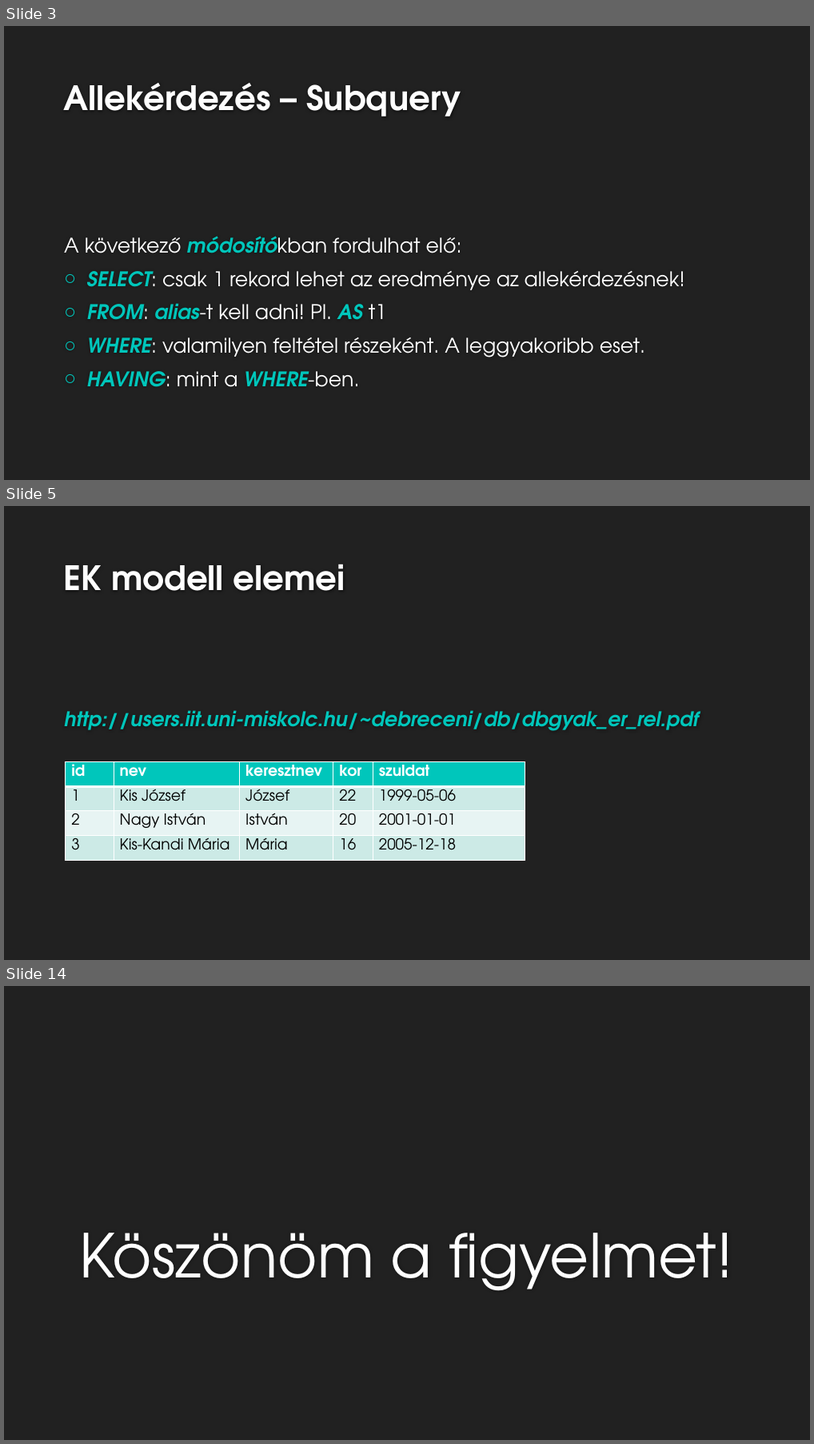
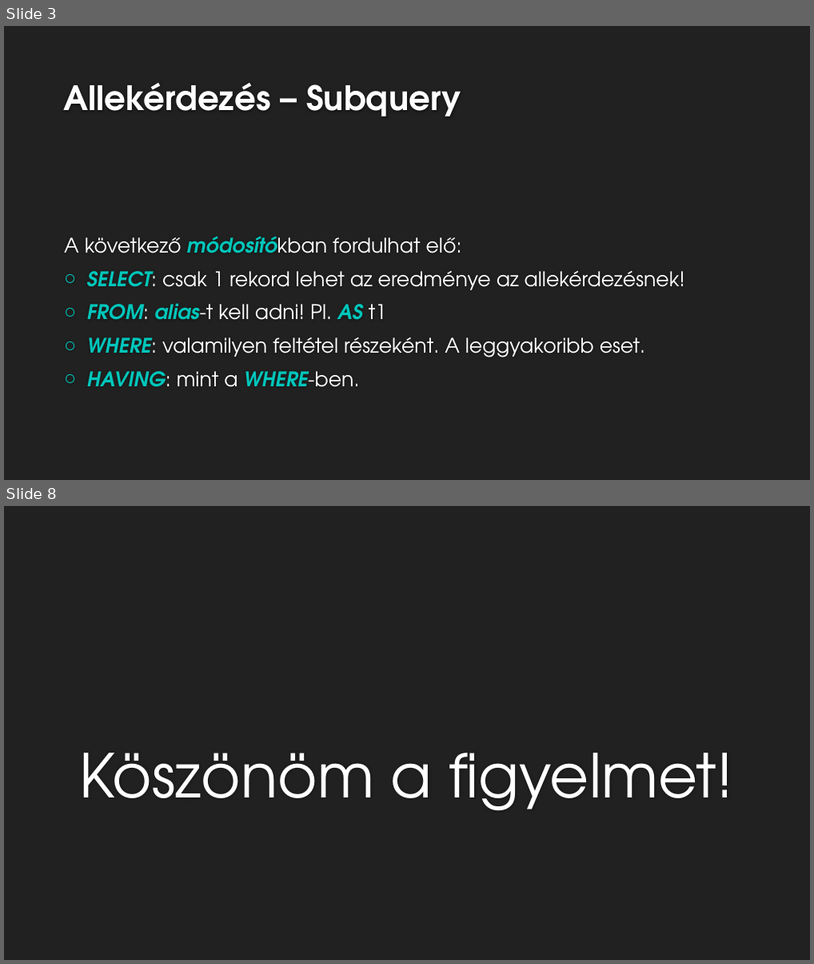
Before and after one commit to pepaSuli/sqltananyag, a slide deck: 19.lecke/AdatbázisTervezés19.pptx. Shown one above the other, each under a label of ours: slides 3, 5 and 14 before the commit, slides 3 and 8 after it; the slides between them are not shown. The pictures are 814x1444 and 814x964 pixels, drawn with LibreOffice and Linux fonts; fonts in the diff are those of the drawing; background and template pictures are left out. Boxes give left, top, right and bottom in pixels: in the first picture for what was removed or moved away, otherwise in the second. Text is boxed around its words. In the diff, an @@ line names an element or a change of style, - is before the commit and + after.

```diff
--- a/19.lecke/AdatbázisTervezés19.pptx
+++ b/19.lecke/AdatbázisTervezés19.pptx
@@ slide 5 removed at [4,506,810,960], background #212121 @@
@@ title removed at [64,564,346,591] @@
-EK modell elemei
@@ text removed at [64,710,698,731] @@
-http://users.iit.uni-miskolc.hu/~debreceni/db/dbgyak_er_rel.pdf
@@ table removed at [66,762,526,860], 4 rows, 5 columns @@
-id | nev | keresztnev | kor | szuldat
-1 | Kis József | József | 22 | 1999-05-06
-2 | Nagy István | István | 20 | 2001-01-01
-3 | Kis-Kandi Mária | Mária | 16 | 2005-12-18
@@ what was slide 14 is now slide 8 @@
```
Also in this commit, not shown: 1 slide changed, 3 slides added, 8 other slides removed.
